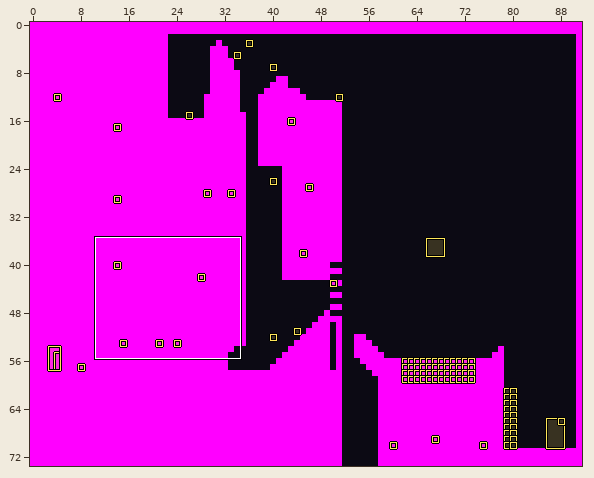
Two versions of a level (LDtk project, assets/levels/awdjoo-1-3.ldtk). Above: a wide view before the commit, with the close-up outlined.
Close-up. Before:
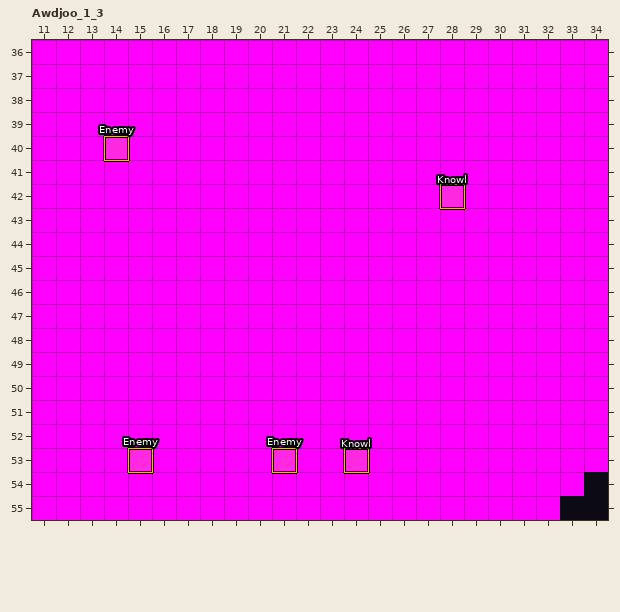
Cells are 16x16 px. Shown: Awdjoo_1_3 x 11..34, y 36..55. The commit also changed other parts of the map, which this record leaves out.
Once edited:
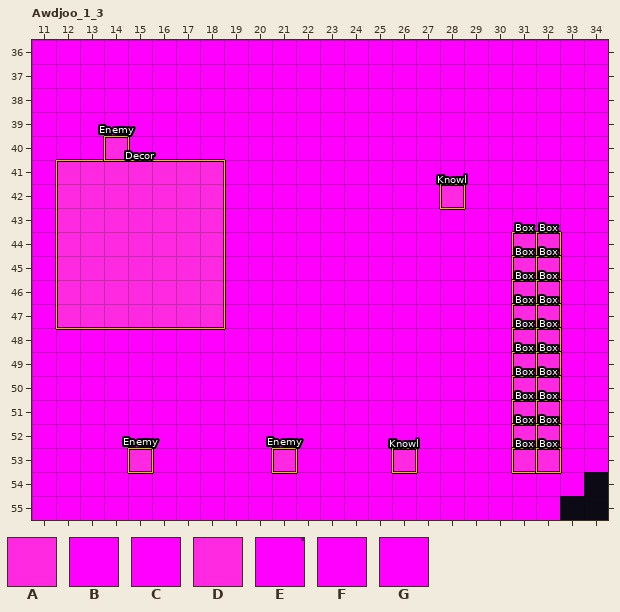
Key: from "Collision": A 1, B 4; from "Skin": C 2, D 7, E 8, F 10, G 11.
_ is an empty cell.
Objects are placed by their top-left corner, in cells (3,4 is the top-left corner of cell 3,4); size is 1x1 cell unless given.
The edit:
{"where": "layer \"Entities\""}
{"now": "\"Decor\" rectangle at 12,41 size 7x7"}
{"now": "\"Knowl\" rectangle at 26,53"}
{"now": "\"Box\" rectangle at 31,44"}
{"now": "\"Box\" rectangle at 31,45"}
{"now": "\"Box\" rectangle at 31,46"}
{"now": "\"Box\" rectangle at 31,47"}
{"now": "\"Box\" rectangle at 31,48"}
{"now": "\"Box\" rectangle at 31,49"}
{"now": "\"Box\" rectangle at 31,50"}
{"now": "\"Box\" rectangle at 31,51"}
{"now": "\"Box\" rectangle at 31,52"}
{"now": "\"Box\" rectangle at 31,53"}
{"now": "\"Box\" rectangle at 32,44"}
{"now": "\"Box\" rectangle at 32,45"}
{"now": "\"Box\" rectangle at 32,46"}
{"now": "\"Box\" rectangle at 32,47"}
{"now": "\"Box\" rectangle at 32,48"}
{"now": "\"Box\" rectangle at 32,49"}
{"now": "\"Box\" rectangle at 32,50"}
{"now": "\"Box\" rectangle at 32,51"}
{"now": "\"Box\" rectangle at 32,52"}
{"now": "\"Box\" rectangle at 32,53"}
{"was": "\"Knowl\" rectangle at 24,53"}
{"where": "layer \"Skin\""}
{"y":41,"x":16,"old":"FFF","new":"DDD"}
{"y":42,"x":17,"old":"FF","new":"DD"}
{"y":43,"x":17,"old":"FF","new":"DD"}
{"y":44,"x":17,"old":"FF","new":"DD"}
{"y":44,"x":31,"old":"EE","new":"GG"}
{"y":45,"x":16,"old":"FFF","new":"DDD"}
{"y":45,"x":31,"old":"EE","new":"GG"}
{"y":46,"x":12,"old":"FFFFFF","new":"DDDDDD"}
{"y":46,"x":31,"old":"EE","new":"GG"}
{"y":47,"x":12,"old":"FFFFF","new":"DDDDD"}
{"y":47,"x":31,"old":"EE","new":"GG"}
{"y":48,"x":31,"old":"EE","new":"GG"}
{"y":49,"x":31,"old":"EE","new":"GG"}
{"y":50,"x":31,"old":"EE","new":"GG"}
{"y":51,"x":31,"old":"EE","new":"GG"}
{"y":52,"x":27,"old":"E","new":"G"}
{"y":52,"x":31,"old":"EE","new":"GG"}
{"y":53,"x":27,"old":"E","new":"G"}
{"y":53,"x":31,"old":"EE","new":"GG"}
{"where": "layer \"Collision\""}
{"y":41,"x":16,"old":"___","new":"AAA"}
{"y":42,"x":16,"old":"B__","new":"AAA"}
{"y":43,"x":17,"old":"__","new":"AA"}
{"y":44,"x":17,"old":"__","new":"AA"}
{"y":44,"x":31,"old":"AA","new":"__"}
{"y":45,"x":16,"old":"___","new":"AAA"}
{"y":45,"x":30,"old":"CAA","new":"___"}
{"y":46,"x":12,"old":"______","new":"AAAAAA"}
{"y":46,"x":31,"old":"AA","new":"__"}
{"y":47,"x":12,"old":"_____","new":"AAAAA"}
{"y":47,"x":30,"old":"CAA","new":"___"}
{"y":48,"x":31,"old":"AA","new":"__"}
{"y":49,"x":30,"old":"CAA","new":"___"}
{"y":50,"x":31,"old":"AA","new":"__"}
{"y":51,"x":30,"old":"CAA","new":"___"}
{"y":52,"x":27,"old":"A","new":"_"}
{"y":52,"x":31,"old":"AA","new":"__"}
{"y":53,"x":27,"old":"A","new":"_"}
{"y":53,"x":30,"old":"CAA","new":"___"}
